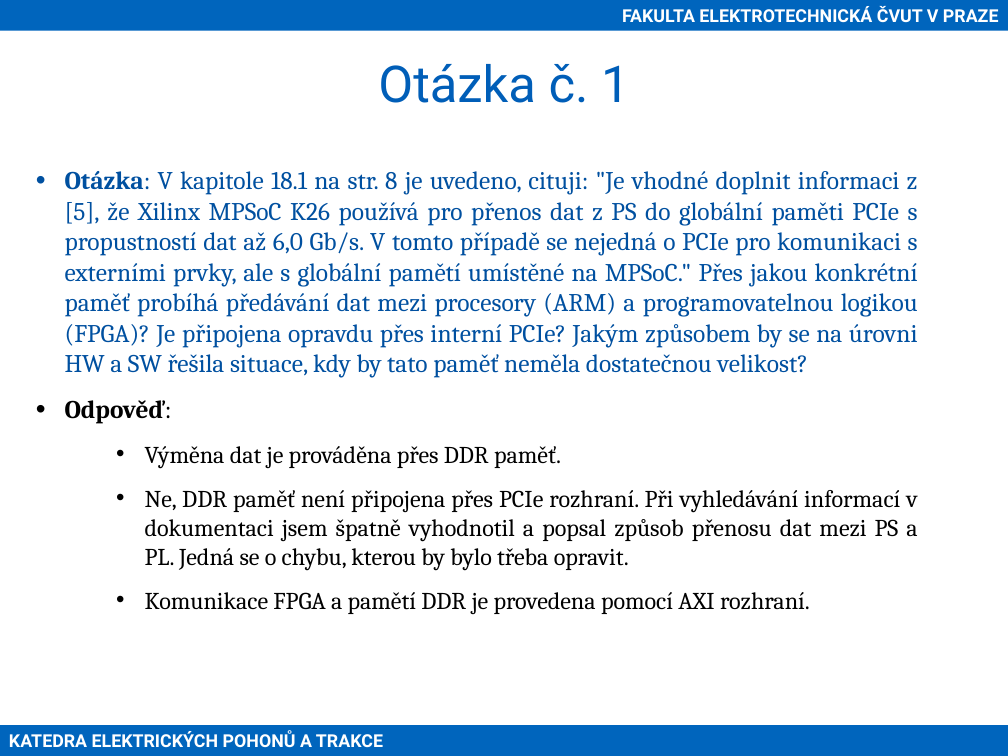
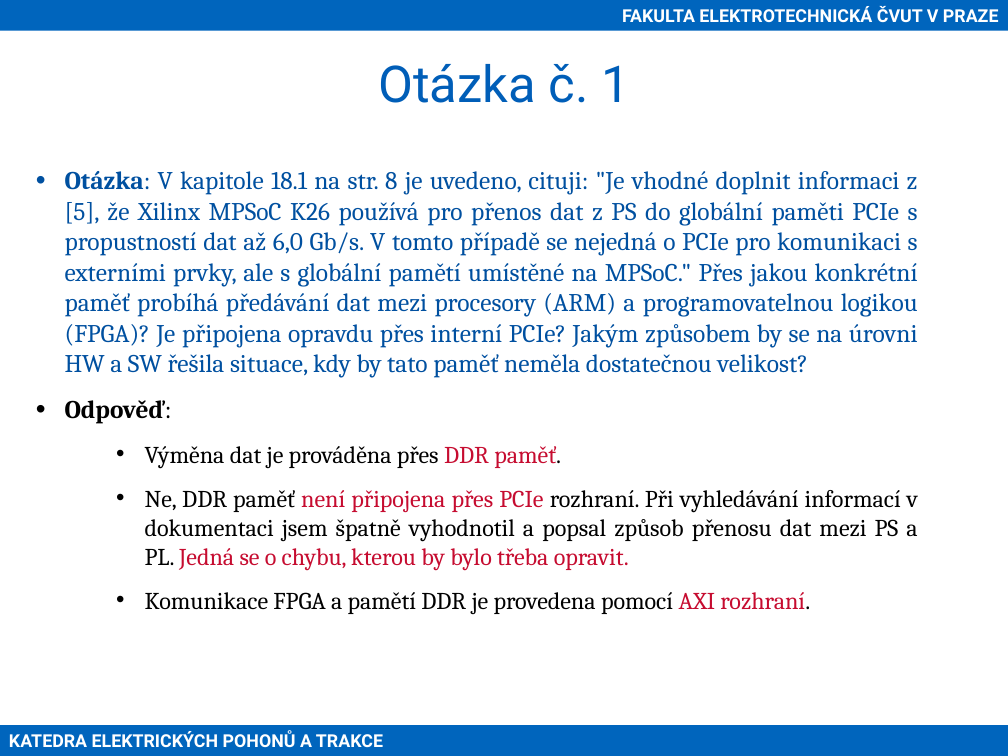
Before and after one commit to petrzakopal/dp, a slide deck: slide 10 of presentation/Zakopal-prezentace.pptx (slide 9 before the commit). Drawn at 1008x756 pixels with LibreOffice and Linux fonts; fonts in the diff are those of the drawing; background and template pictures are left out. Boxes give left, top, right and bottom in pixels: in the first picture for what was removed or moved away, otherwise in the second. Text is boxed around its words. In the diff, an @@ line names an element or a change of style, - is before the commit and + after.

```diff
--- a/presentation/Zakopal-prezentace.pptx
+++ b/presentation/Zakopal-prezentace.pptx
@@ text at <box>145,446,918,614</box>: text colour #000000 to #C60C30 in "DDR paměť.", "není připojena přes PCIe Jedná se o ...", "AXI rozhraní." @@
```
Also in this commit, not shown: 1 other slide changed, 2 slides added.
